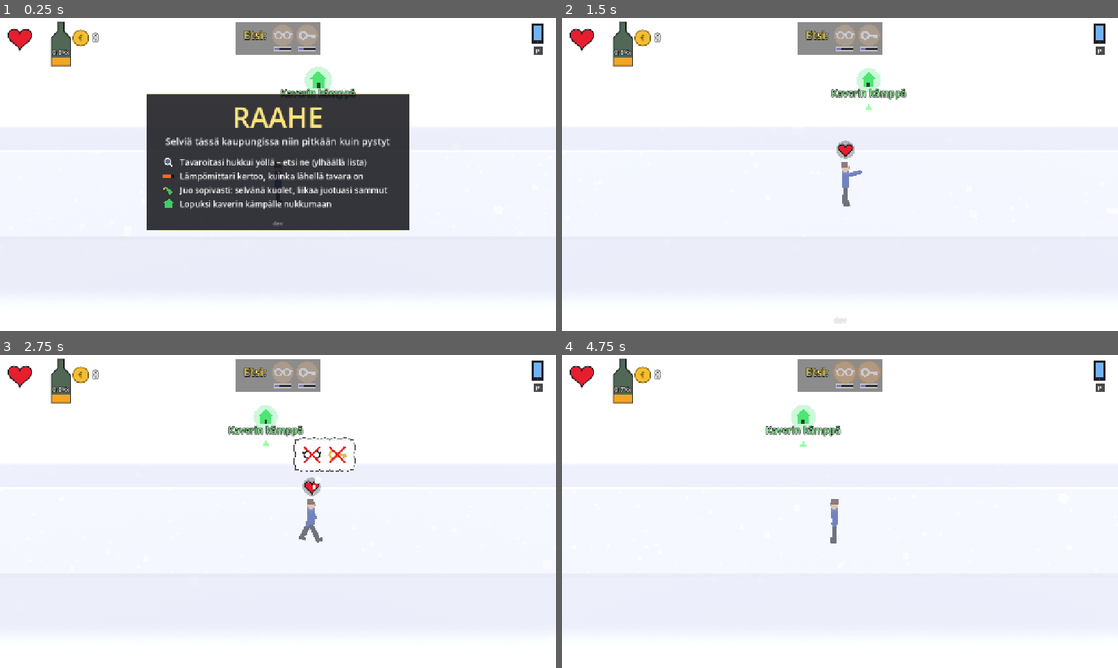
Above: before the commit, frames 1-4 (two rows, left to right).
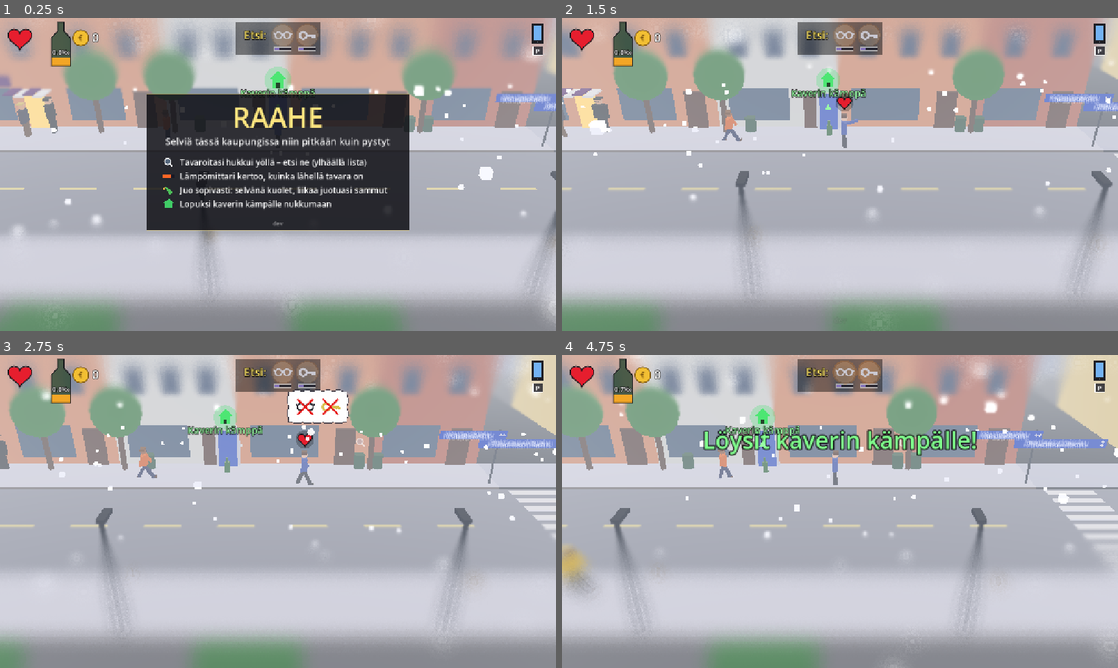
Above: after the commit, the same moments.

Repository: Ecculi/GoodMorningMoonshine
Game: Godot game, scene res://scenes/main.tscn
Same seed, same stepped clock (60 frames per second), same inputs: the game is played once before the commit and once after it.
Inputs (mouse positions are in pixels of both pictures, inside the frame that each line leads up to):
- Up to frame 1 (0.25 s): no input
- Up to frame 2 (1.5 s): tap Enter at 0.5 s; move the mouse to (962, 158) at 0.52 s; hold Right (move_right) 0.53-1.25 s; hold Space (action) 0.53-1.25 s; click (962, 158) at 0.67 s; drag from (728, 190) to (812, 237) at 1.27 s
- Up to frame 3 (2.75 s): move the mouse to (333, 442) at 2.02 s; hold Right (move_right) from 2.03 s (still down); hold Shift (run) from 2.03 s (still down)
- Up to frame 4 (4.75 s): release Right (move_right) at 2.75 s; release Shift (run) at 2.75 s; drag from (812, 574) to (673, 464) at 2.77 s; move the mouse to (1006, 558) at 3.52 s; hold Left (move_left) 3.53-4.25 s; tap Enter at 3.6 s; drag from (673, 464) to (756, 433) at 4.27 s

The runs differ from the first frame. In frame 1, 75% of the frame differs, in the area x 0-100%, y 0-100%; in frame 2, 93%; in frame 3, 93%; in frame 4, 93%.
Error before the commit: Parse Error: Identifier "rng" not declared in the current scope. (res://scripts/block_builder.gd:306)

Commit message:
Fix: shop colour phase from the shop's position (no rng in scope)
Co-Authored-By: Claude Opus 5.5 <noreply@anthropic.com>
Claude-Session: https://claude.ai/code/session_014p1PeeGbmYxJmsVU4HYhz4

Diff:
--- a/scripts/block_builder.gd
+++ b/scripts/block_builder.gd
@@ -303,7 +303,7 @@
 		# The shop's colour parts (sign board, awning stripes, pharmacy
 		# cross) are tagged so that when drunk their colours can drift
 		# (main._update_shop_colors). One phase per shop, so they differ.
-		var phase := rng.randf()
+		var phase: float = fposmod(base.x * 0.137 + base.z * 0.071, 1.0)
 		_shop_colour(_box(root, Vector3(base.x - w * 0.15, 2.8, base.z + 0.08), Vector3(w * 0.55, 0.6, 0.1), sign_col), phase)
 		var key: String = SHOP_SIGNS[shop]
 		if shop == "pharmacy":
